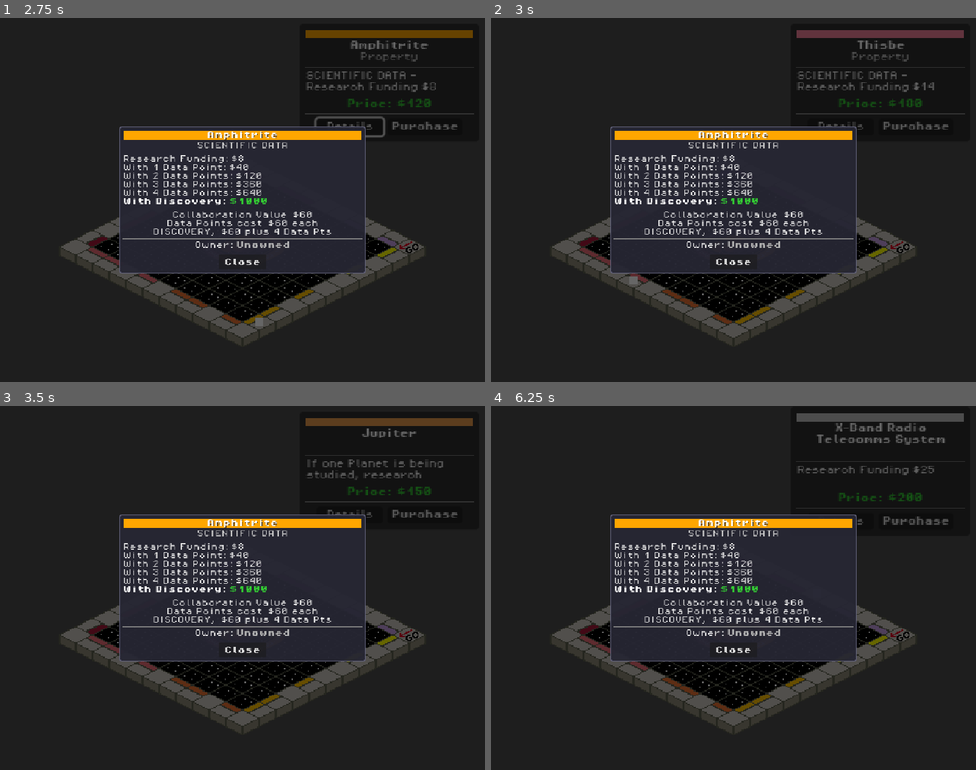
Above: before the commit, frames 1-4 (two rows, left to right).
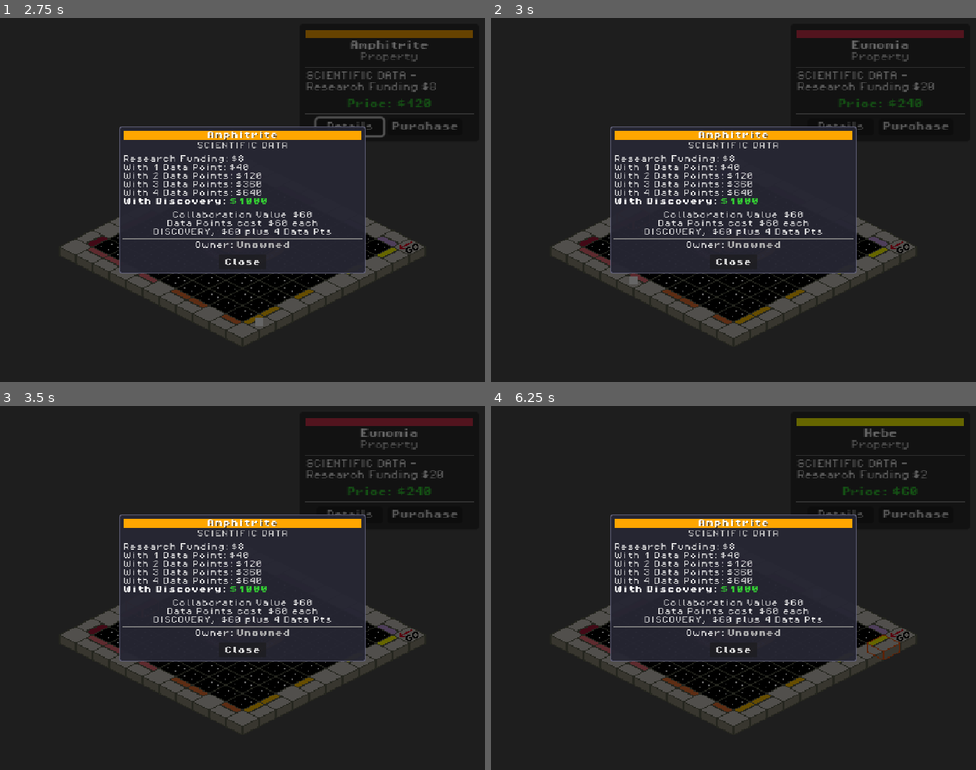
Above: after the commit, the same moments.

Repository: MissionToPsyche-Platinum/platinum_24d_game_psycheopoly-psb
Game: Godot game, scene res://scenes/GameBoard.tscn
The game is run twice, just before and just after one commit, with the same random seed, the same clock (stepped at 60 frames per second) and the same inputs.
Inputs (mouse positions are in pixels of both pictures, inside the frame that each line leads up to):
- Up to frame 1 (2.75 s): tap Enter at 0.5 s; move the mouse to (349, 181) at 0.52 s; hold Right 0.53-1.25 s; click (349, 181) at 0.67 s; tap Space at 0.77 s; click "Details" at 1.25 s; click "Purchase" at 2 s
- Up to frame 2 (3 s): tap Space at 2.75 s; move the mouse to (636, 218) at 2.77 s; hold Left from 2.78 s (still down); click (636, 218) at 2.92 s
- Up to frame 3 (3.5 s): keep holding Left; tap Space at 3.02 s
- Up to frame 4 (6.25 s): tap Enter at 3.5, 5 s; move the mouse to (782, 507) at 3.52 s; release Left at 3.53 s; hold Right 3.53-5.03 s; click (782, 507) at 3.67 s; tap Space at 4.25, 4.52, 5.27, 5.75, 6.02 s; move the mouse to (709, 660) at 4.27 s; click (709, 660) at 4.42 s; move the mouse to (879, 642) at 5.02 s; hold Left from 5.03 s (still down); click (879, 642) at 5.17 s; move the mouse to (588, 533) at 5.77 s; click (588, 533) at 5.92 s

Frame 1 is identical in both runs. In frame 2, 1.0% of the frame differs, in the area x 63-98%, y 3-25%; in frame 3, 1.5%; in frame 4, 3.2%, in the area x 62-98%, y 2-70%.

Commit message:
feat: implement hover and selection functionality for tiles on GameBoard

Diff:
--- a/scenes/GameBoard.tscn
+++ b/scenes/GameBoard.tscn
@@ -19,49 +19,8 @@
 2:1/0 = 0
 3:1/0 = 0
 4:1/0 = 0
-4:2/0 = 0
-4:3/0 = 0
-4:4/0 = 0
-4:5/0 = 0
-4:6/0 = 0
-4:7/0 = 0
-4:8/0 = 0
 5:1/0 = 0
-5:2/0 = 0
-5:3/0 = 0
-5:4/0 = 0
-5:5/0 = 0
-5:6/0 = 0
-5:7/0 = 0
-5:8/0 = 0
 0:2/0 = 0
-0:3/0 = 0
-0:4/0 = 0
-0:5/0 = 0
-0:6/0 = 0
-0:7/0 = 0
-0:8/0 = 0
-1:2/0 = 0
-1:3/0 = 0
-1:4/0 = 0
-1:5/0 = 0
-1:6/0 = 0
-1:7/0 = 0
-1:8/0 = 0
-2:2/0 = 0
-2:3/0 = 0
-2:4/0 = 0
-2:5/0 = 0
-2:6/0 = 0
-2:7/0 = 0
-2:8/0 = 0
-3:2/0 = 0
-3:3/0 = 0
-3:4/0 = 0
-3:5/0 = 0
-3:6/0 = 0
-3:7/0 = 0
-3:8/0 = 0
 
 [sub_resource type="TileSet" id="TileSet_17g6i"]
 tile_shape = 1
@@ -80,6 +39,11 @@
 tile_map_data = PackedByteArray("AAAAAAAAAQAAAAAAAAAAAAEAAQABAAEAAAAAAAIAAQABAAEAAAAAAAMAAQAAAAAAAAAAAAQAAQABAAEAAAAAAA …(1856 unchanged characters)…
 tile_set = SubResource("TileSet_17g6i")
 
+[node name="HighlightLayer" type="TileMapLayer" parent="TileMap"]
+y_sort_enabled = true
+texture_filter = 1
+tile_set = SubResource("TileSet_17g6i")
+
 [node name="Camera2D" type="Camera2D" parent="."]
 position = Vector2(16, 8)
 offset = Vector2(0, 35)
--- a/scripts/core/board.gd
+++ b/scripts/core/board.gd
@@ -2,6 +2,22 @@
 
 # Reference to the piece
 var piece: Node2D = null
+
+# Tile map references
+var tile_map_layer: TileMapLayer = null
+var highlight_layer: TileMapLayer = null
+
+# Space info panel reference
+var space_info_panel: Control = null
+
+# Mouse interaction state
+var hovered_tile: Vector2i = Vector2i(-1, -1)
+var selected_tile: Vector2i = Vector2i(-1, -1)
+var is_tile_selected: bool = false
+
+# Highlight tile atlas coordinates
+const HOVER_TILE := Vector2i(0, 2)  # Hover texture
+const SELECTED_TILE := Vector2i(5, 1)  # Highlighted texture
 
 
 func _ready() -> void:
@@ -11,15 +27,152 @@
 	add_child(piece)
 
 	# Get reference to the TileMapLayer
-	var tile_map_layer = $TileMap/TileMapLayer
+	tile_map_layer = $TileMap/TileMapLayer
 	piece.tile_map = tile_map_layer
 
+	# Get reference to highlight layer
+	highlight_layer = $TileMap/HighlightLayer
+
 	# Get reference to the space info panel (now in the scene tree)
-	var space_info_panel = $SpaceInfoPanel
+	space_info_panel = $SpaceInfoPanel
 
-	# Connect piece's space_changed signal to update the panel
+	# Connect piece's space_changed signal to update the panel (only when no tile selected)
 	if space_info_panel:
-		piece.space_changed.connect(space_info_panel.update_space_display)
+		piece.space_changed.connect(_on_piece_space_changed)
 
 	# Start the piece at position (10, 0) on the board (space 0 - GO)
 	piece.move_to(10, 0)
+
+
+func _on_piece_space_changed(space_num: int) -> void:
+	# Only update panel if no tile is selected
+	if not is_tile_selected and space_info_panel:
+		space_info_panel.update_space_display(space_num)
+
+
+func _input(event: InputEvent) -> void:
+	if event is InputEventMouseMotion:
+		_handle_mouse_motion(event)
+	elif event is InputEventMouseButton and event.pressed and event.button_index == MOUSE_BUTTON_LEFT:
+		_handle_mouse_click(event)
+
+
+func _handle_mouse_motion(_event: InputEventMouseMotion) -> void:
+	if not tile_map_layer:
+		return
+
+	# Get the tile coordinates under the mouse
+	var mouse_pos = get_global_mouse_position()
+	var tile_coords = tile_map_layer.local_to_map(mouse_pos)
+
+	# Check if this tile is a valid board space
+	if _is_valid_board_tile(tile_coords) and tile_coords != hovered_tile:
+		# Clear previous hover highlight (only if it's not the selected tile)
+		if hovered_tile != Vector2i(-1, -1) and hovered_tile != selected_tile:
+			highlight_layer.erase_cell(hovered_tile)
+
+		# Set new hovered tile
+		hovered_tile = tile_coords
+
+		# Show hover highlight (only if it's not the selected tile)
+		if hovered_tile != selected_tile:
+			highlight_layer.set_cell(hovered_tile, 1, HOVER_TILE)
+	elif not _is_valid_board_tile(tile_coords) and hovered_tile != Vector2i(-1, -1):
+		# Mouse left the board, clear hover highlight (only if it's not the selected tile)
+		if hovered_tile != selected_tile:
+			highlight_layer.erase_cell(hovered_tile)
+		hovered_tile = Vector2i(-1, -1)
+
+
+func _handle_mouse_click(_event: InputEventMouseButton) -> void:
+	if not tile_map_layer or not space_info_panel:
+		return
+
+	# Get the tile coordinates under the mouse
+	var mouse_pos = get_global_mouse_position()
+	var tile_coords = tile_map_layer.local_to_map(mouse_pos)
+
+	# Check if this is a valid board tile
+	if not _is_valid_board_tile(tile_coords):
+		return
+
+	# If clicking the same tile, deselect it
+	if is_tile_selected and tile_coords == selected_tile:
+		# Deselect
+		is_tile_selected = false
+		highlight_layer.erase_cell(selected_tile)
+		selected_tile = Vector2i(-1, -1)
+
+		# Restore hover highlight if mouse is still over a tile
+		if hovered_tile != Vector2i(-1, -1):
+			highlight_layer.set_cell(hovered_tile, 1, HOVER_TILE)
+
+		# Show player's current position info
+		space_info_panel.update_space_display(piece.board_space)
+	else:
+		# Clear previous selection
+		if is_tile_selected and selected_tile != Vector2i(-1, -1):
+			highlight_layer.erase_cell(selected_tile)
+
+		# Select new tile
+		selected_tile = tile_coords
+		is_tile_selected = true
+
+		# Show selected highlight
+		highlight_layer.set_cell(selected_tile, 1, SELECTED_TILE)
+
+		# Update space info panel with selected tile's info
+		var space_num = _get_space_from_tile_coords(tile_coords)
+		if space_num >= 0:
+			space_info_panel.update_space_display(space_num)
+
+
+func _is_valid_board_tile(coords: Vector2i) -> bool:
+	# Check if coordinates are on the board perimeter (Monopoly-style)
+	var x = coords.x
+	var y = coords.y
+
+	# Bottom edge
+	if y == 10 and x >= 0 and x <= 10:
+		return true
+	# Right edge
+	if x == 10 and y >= 0 and y <= 10:
+		return true
+	# Top edge
+	if y == 0 and x >= 0 and x <= 10:
+		return true
+	# Left edge
+	if x == 0 and y >= 0 and y <= 10:
+		return true
+
+	return false
+
+
+func _get_space_from_tile_coords(coords: Vector2i) -> int:
+	# Use the same logic as piece.gd's get_space_from_coords
+	var x = coords.x
+	var y = coords.y
+
+	# Handle corners explicitly
+	if x == 10 and y == 0:
+		return 0  # Go (top-right corner)
+	if x == 10 and y == 10:
+		return 10  # Jail (bottom-right corner)
+	if x == 0 and y == 10:
+		return 20  # Free Parking (bottom-left corner)
+	if x == 0 and y == 0:
+		return 30  # Go to Jail (top-left corner)
+	# Right edge: spaces 1-9 (x=10, y=1 to 9)
+	if x == 10 and y > 0 and y < 10:
+		return y
+	# Bottom edge: spaces 11-19 (y=10, x=9 to 1)
+	if y == 10 and x > 0 and x < 10:
+		return 10 + (10 - x)
+	# Left edge: spaces 21-29 (x=0, y=9 to 1)
+	if x == 0 and y > 0 and y < 10:
+		return 20 + (10 - y)
+	# Top edge: spaces 31-39 (y=0, x=1 to 9)
+	if y == 0 and x > 0 and x < 10:
+		return 30 + x
+
+	return -1
Binary file changed: assets/images/tileset.png
